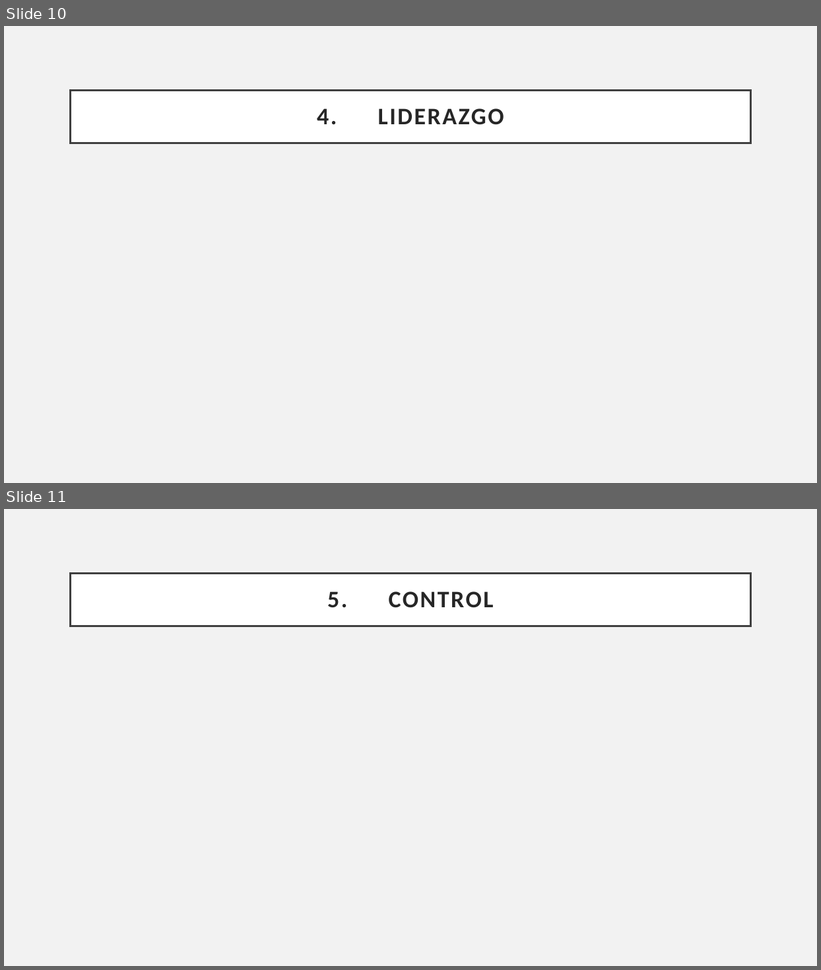
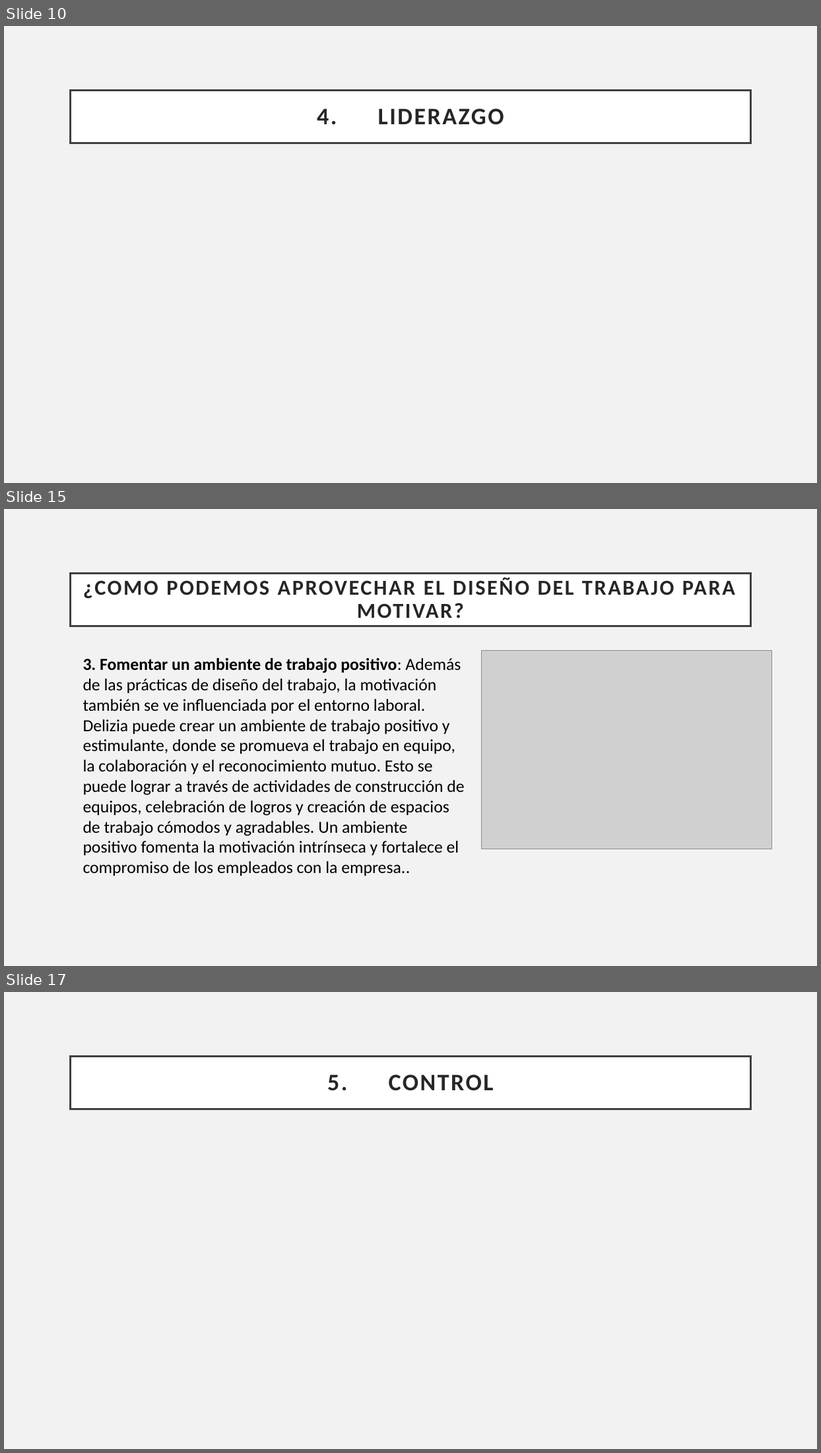
Before and after one commit to Sstrmn1/presentacionAdministracion, a slide deck: Presentacion - Exposicion.pptx. Shown one above the other, each under a label of ours: slides 10 and 11 before the commit, slides 10, 15 and 17 after it; the slides between them are not shown. The pictures are 821x970 and 821x1453 pixels, drawn with LibreOffice and Linux fonts; fonts in the diff are those of the drawing; grey boxes stand for pictures. Boxes give left, top, right and bottom in pixels: in the first picture for what was removed or moved away, otherwise in the second. Text is boxed around its words. In the diff, an @@ line names an element or a change of style, - is before the commit and + after.

```diff
--- a/Presentacion - Exposicion.pptx
+++ b/Presentacion - Exposicion.pptx
@@ slide 15 added at [4, 509, 817, 966], background #F2F2F2 @@
@@ title added at [71, 573, 751, 626], fill #FFFFFF, outline #404040 2.5 pt, 25.2 pt, text #262626, bold @@
+¿COMO PODEMOS APROVECHAR EL DISEÑO DEL TRABAJO PARA MOTIVAR?
@@ text added at [83, 658, 464, 876], 20 pt, text #000000 @@
+3. Fomentar un ambiente de trabajo positivo: Además de las prácticas de diseño del trabajo, la motivación también se ve influenciada por el entorno laboral. Delizia puede crear un ambiente de trabajo positivo y estimulante, donde se promueva el trabajo en equipo, la colaboración y el reconocimiento mutuo. Esto se puede lograr a través de actividades de construcción de equipos, celebración de logros y creación de espacios de trabajo cómodos y agradables. Un ambiente positivo fomenta la motivación intrínseca y fortalece el compromiso de los empleados con la empresa..
@@ picture added at [482, 650, 772, 850] @@
@@ what was slide 11 is now slide 17 @@
```
Also in this commit, not shown: 5 other slides added.
